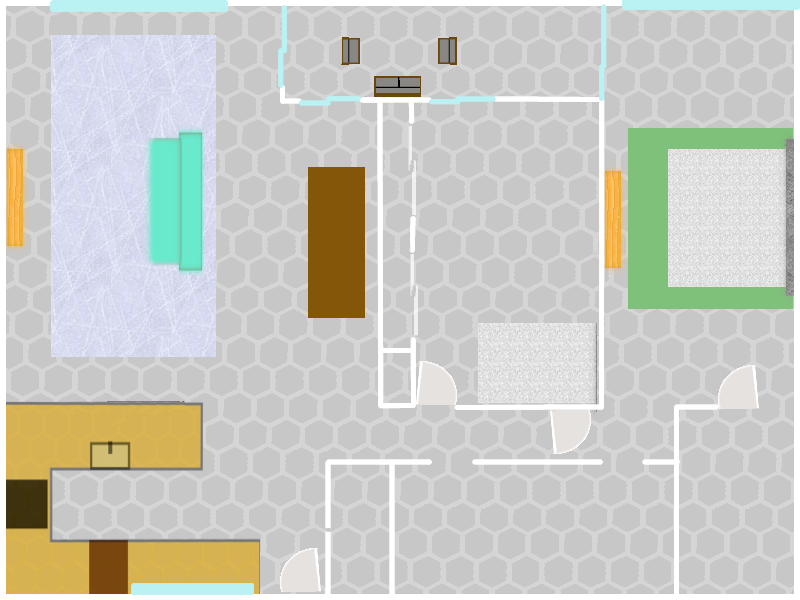
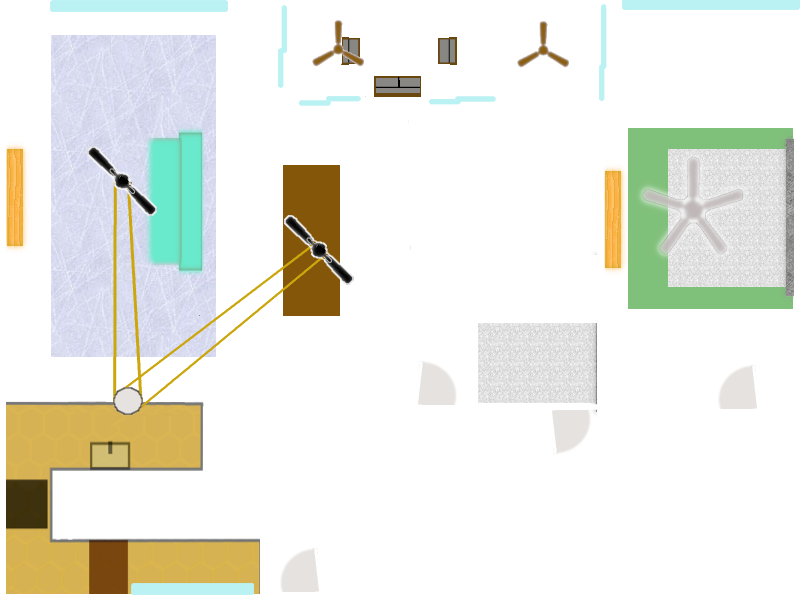
Comparing the layer stacks of the two (800, 600) images. Changes:
added group "fans" with 5 layers above "top" over <box>87,20,756,285</box>
added layer "fan-master" in group "fans" over <box>635,152,750,261</box>
added layer "lanai-right" in group "fans" over <box>517,21,569,68</box>
added layer "lanai-left" in group "fans" over <box>312,20,364,67</box>
added layer "dining #1" in group "fans" over <box>284,215,354,285</box>
added layer "living room #1" in group "fans" over <box>87,146,157,216</box>
renamed "walls" to "top", moved it above "overlays" over <box>6,6,794,594</box>
added layer "fan" in group "top" over <box>112,181,200,416</box>
added layer "fan belts" in group "top" over <box>112,179,327,416</box>
painted on "closet doors" over <box>406,125,418,336</box>
painted on "walls #1" over <box>411,208,545,594</box>
hid group "overlays" (8 layers) over <box>6,6,794,594</box>
painted on "dining table" over <box>283,165,365,318</box>
painted on "kitchen" over <box>106,401,193,402</box>
hid group "floor" (2 layers) over <box>6,6,794,594</box>
hid group "background" (2 layers) over <box>6,6,794,594</box>
hid "grey" over <box>6,6,794,594</box>
